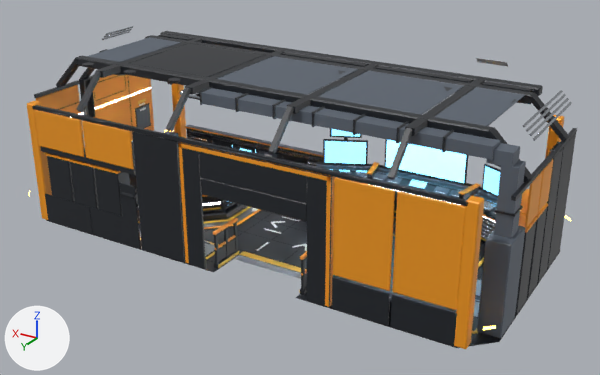
The FBX model art/command_center/export/ue/SM_CommandCenter_Interior_LOD1.fbx as it was, and as the next commit left it.
Rendered twice from a camera (50 mm lens) standing at (-11.97, 19.34, 12.08) and looking at (-0.49, 0.21, 2.51). Arrows for +X, +Y and +Z are at lower left; the lights stay in place. The first picture is the older version. Vertices at exactly the same position are counted once.

Names of what the first picture shows: 'SM_CommandCenter_Interior_LOD1'.
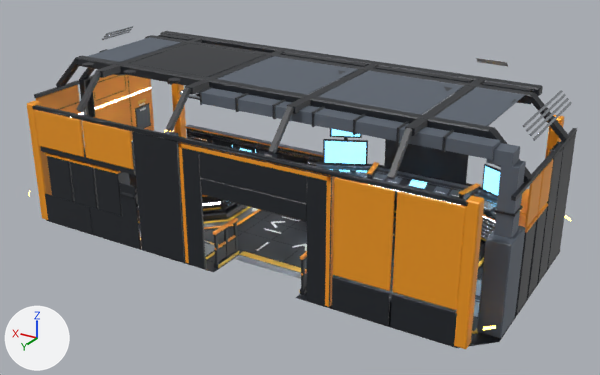
Boxes [x1, y1, x2, y2] around the edits, measured in the pictures (600 x 375 px):
```json
{"part": 1, "of": "me_sm_commandcenter_interior_lod1_003", "change": "deleted", "before": [386, 140, 466, 183]}
```

Scene script edits in JSON lines:
```json
{"block": "me_sm_commandcenter_interior_lod1_003", "where": "# used by ob_sm_commandcenter_interior_lod1; location = (0.0, 0.0, 0.0)"}
{"op": "remove", "block": "me_sm_commandcenter_interior_lod1_003", "code": "me_sm_commandcenter_interior_lod1_003.from_pydata(...)  # 7108 vertices, 11234 faces; spans x -7.49..7.49, y -3.5..3.49, z 0.94..6.07"}
{"op": "add", "block": "me_sm_commandcenter_interior_lod1_003", "code": "me_sm_commandcenter_interior_lod1_003.from_pydata(...)  # 7100 vertices, 11222 faces; spans x -7.49..7.49, y -3.5..3.49, z 0.94..6.07"}
{"block": "me_sm_commandcenter_interior_lod1_003", "change": "me_sm_commandcenter_interior_lod1_003 part 1: the loose piece of 8 vertices spanning x -4.3..-1.7, y -3.05..-3.04, z 2.3..3.76 is deleted"}
{"block": "me_sm_commandcenter_interior_lod1_003", "change": "other edits to the shape of me_sm_commandcenter_interior_lod1_003 do not show in these pictures"}
{"op": "remove", "block": "me_sm_commandcenter_interior_lod1_003", "code": "me_sm_commandcenter_interior_lod1_003.materials.append(mat_m_screenrt)  # blue #7fd7ff, glowing blue #7fd7ff"}
```
